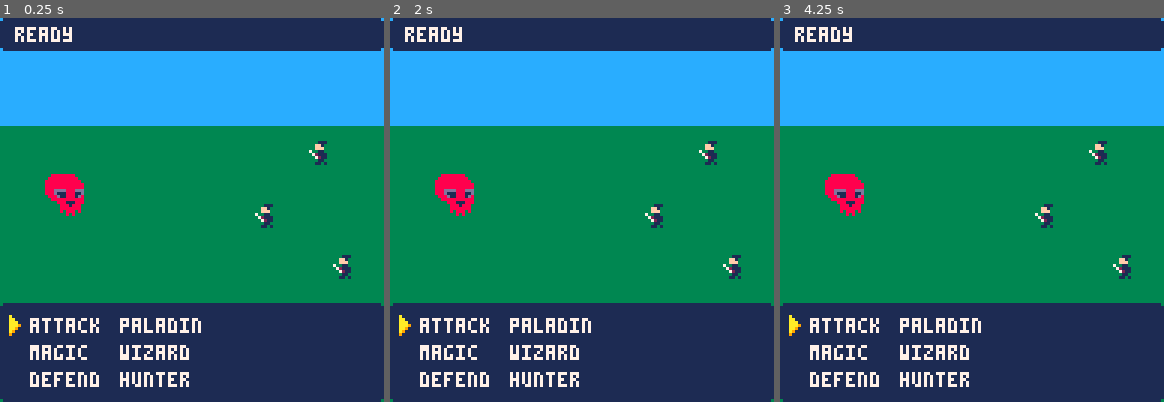
Above: before the commit, frames 1-3 (left to right).
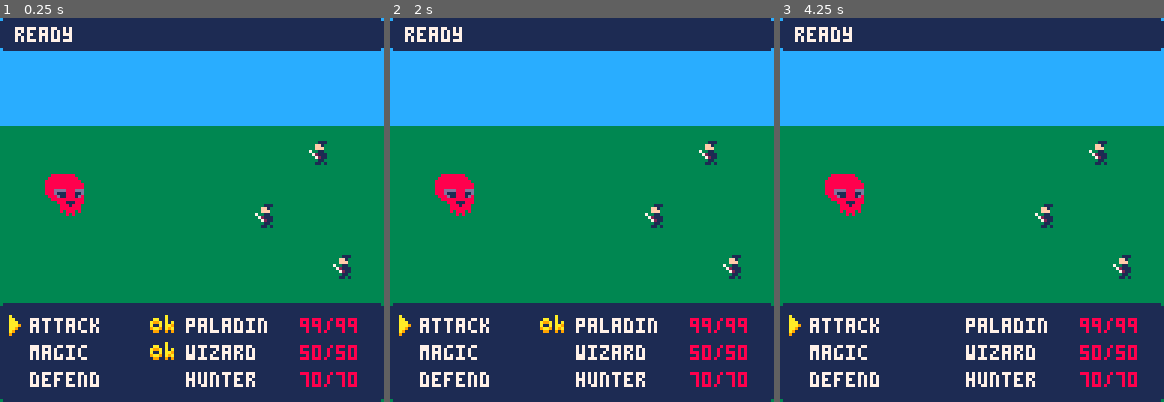
Above: after the commit, the same moments.

Repository: DevonOrxi/pico-rpg
Game: PICO-8 cartridge rpg.p8
The game is run twice, just before and just after one commit, with the same random seed, the same clock (stepped at 60 frames per second) and the same inputs.
Inputs:
- Up to frame 1 (0.25 s): no input
- Up to frame 2 (2 s): tap X (X key) at 0.33, 1.07, 1.85 s; tap O (Z key) at 0.7, 1.7 s; hold Right from 1.6 s (still down)
- Up to frame 3 (4.25 s): release Right at 2.1 s; tap O (Z key) every 0.4 s from 2.1 to 4.1 s; hold Up 2.15-2.42 s; hold Right 2.47-3.03 s; tap X (X key) at 2.97, 4.08 s; hold Left 3.08-3.58 s; hold Down 3.63-3.97 s; hold Right from 4.02 s (still down)

The runs differ from the first frame. In frame 1, 3.2% of the frame differs, in the area x 31-93%, y 77-97%; in frame 2, 3.1%; in frame 3, 3.0%.

Commit message:
Cancel logic

Diff:
--- a/rpg.p8
+++ b/rpg.p8
@@ -43,7 +43,7 @@
 templates = {
   paladin = {
     name = "paladin",
-    m_hp = 100, c_hp = 100,
+    m_hp = 99, c_hp = 99,
     atk  = 7,   def  = 10,
     spd  = 5,   mag  = 4,
     spr  = 1,
@@ -133,14 +133,24 @@
 end
 
 function handle_accept()
-	if btn(4) then
+	if btnp(4) then
 		return true
 	end
 	return false
 end
 
 function handle_cancel()
-	if btn(5) then
+	if btnp(5) then
+		if #nav_order_stack == 0 then return true end
+
+		local last_order = nav_order_stack[#nav_order_stack]
+		local inputs = last_order.inputs
+		del(inputs, inputs[#inputs])
+
+		if #inputs == 0 then
+			del(nav_order_stack, last_order)
+		end
+
 		return true
 	end
 	return false
@@ -200,8 +210,19 @@
 
 function draw_stats()
 	for i = 1, #players do
+		local stats_x0 = 50
 		local cy = cmd_txt_coords[i].y
-		print(players[i].name, 40, cy, 7)
+		local char = players[i]
+		local hp_str = tostring(char.c_hp)
+		if #hp_str == 1 then
+			hp_str = " " .. hp_str
+		end
+		print(char.name, stats_x0 + 12, cy, 7)
+		print(hp_str .. "/" .. tostring(char.m_hp), stats_x0 + 50, cy, 8)
+		if i <= #nav_order_stack then
+			--señalador de orden completada
+			spr(16, stats_x0, cy - 2)
+		end
 	end
 end
 
